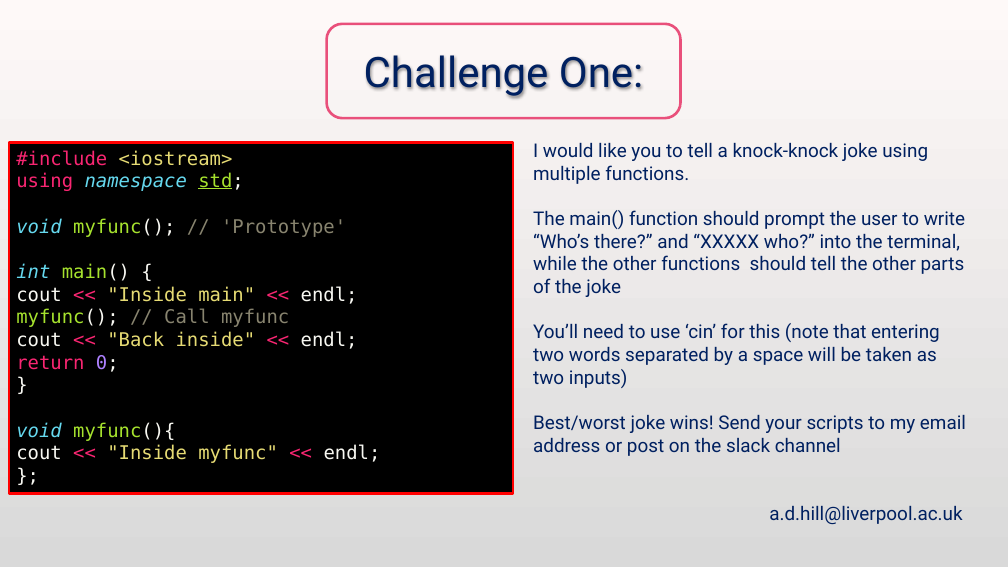
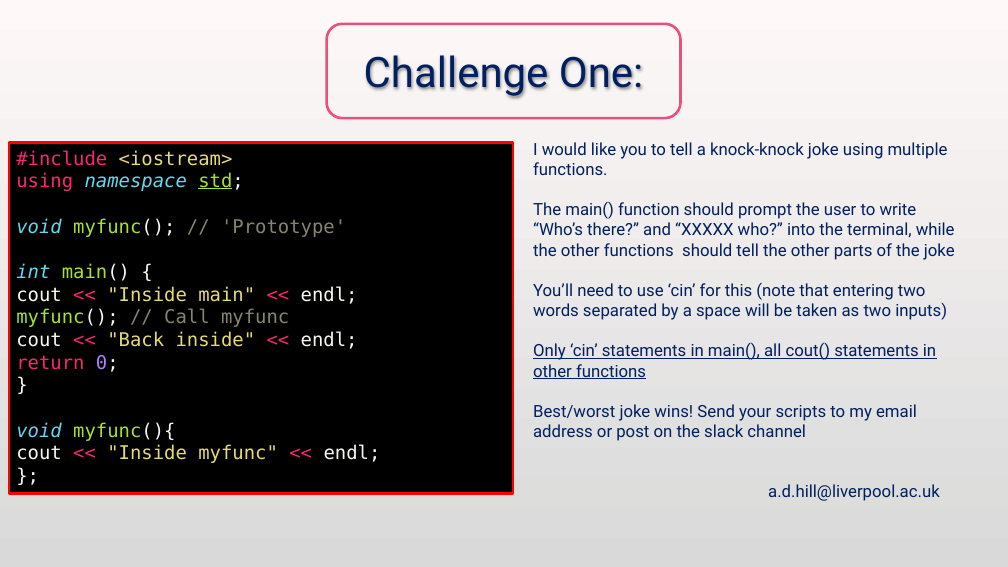
Before and after one commit to Alex-Hill94/Alex-Hill94.github.io, a slide deck: slide 32 of Workshop/Intro_to_C++/Workshop_Two.pptx. Drawn at 1008x567 pixels with LibreOffice and Linux fonts; fonts in the diff are those of the drawing; background and template pictures are left out. Boxes give left, top, right and bottom in pixels: in the first picture for what was removed or moved away, otherwise in the second. Text is boxed around its words. In the diff, an @@ line names an element or a change of style, - is before the commit and + after.

```diff
--- a/Workshop/Intro_to_C++/Workshop_Two.pptx
+++ b/Workshop/Intro_to_C++/Workshop_Two.pptx
@@ text at [533,142,955,501]: size 18 to 16 pt in "I would like you to tell a ...", "The main() function should prompt the user ...", "You’ll need to use ‘cin’ for this ...", "Best/worst joke wins! Send your scripts to ..." and 1 more places @@
@@ text at [533,342,936,379]: paragraph added @@
+Only ‘cin’ statements in main(), all cout() statements in other functions
```
Also in this commit, not shown: 4 other files.
